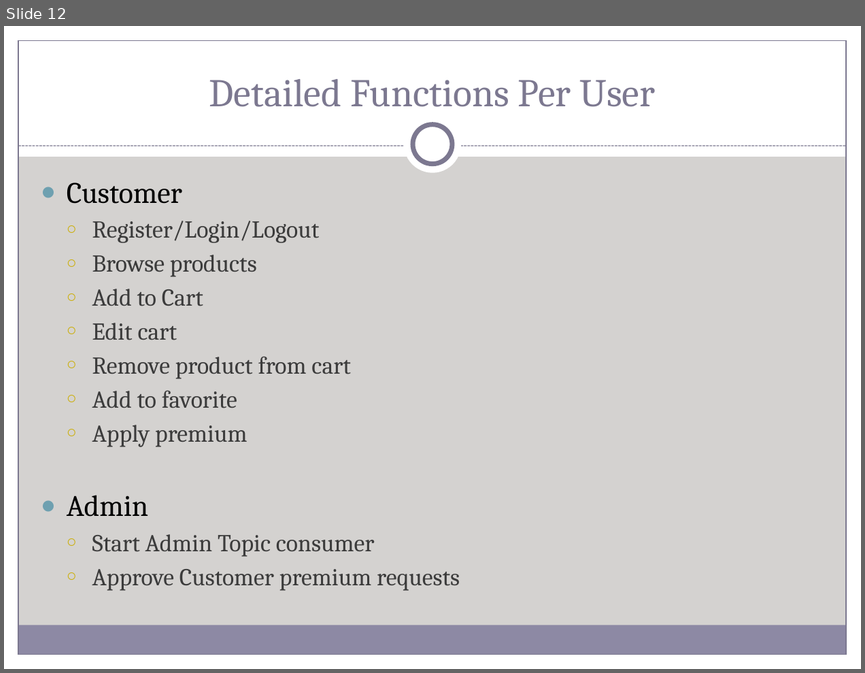
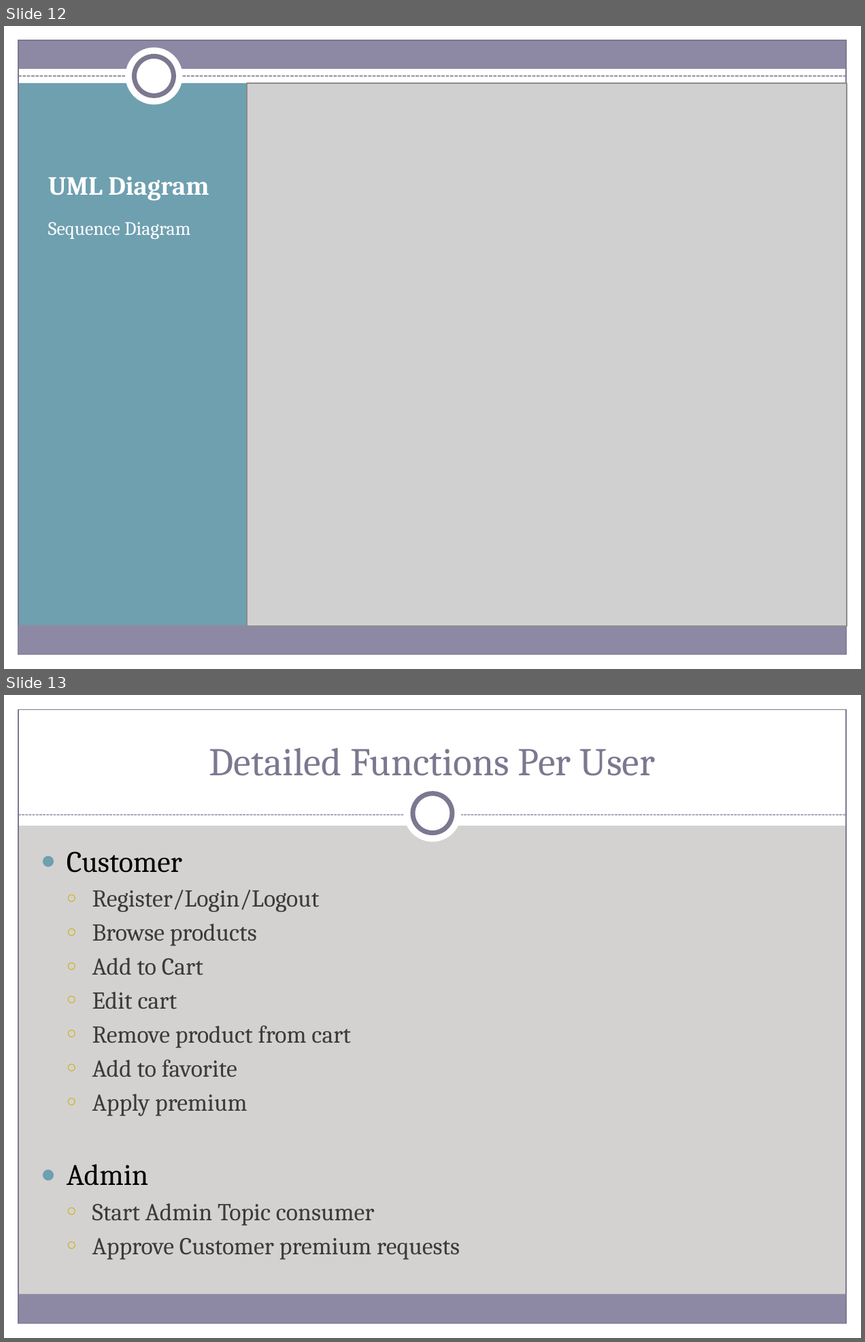
Before and after one commit to MNLBC/Group2Projects, a slide deck: 7. Group Project/W6D5_Project/Powerpoint/Watch Me Whip.pptx. Shown one above the other, each under a label of ours: slide 12 before the commit, slides 12 and 13 after it. The pictures are 865x673 and 865x1342 pixels, drawn with LibreOffice and Linux fonts; fonts in the diff are those of the drawing; grey boxes stand for pictures. Boxes give left, top, right and bottom in pixels: in the first picture for what was removed or moved away, otherwise in the second. Text is boxed around its words. In the diff, an @@ line names an element or a change of style, - is before the commit and + after.

Commit message:
Update UML in ppt

```diff
--- a/7. Group Project/W6D5_Project/Powerpoint/Watch Me Whip.pptx
+++ b/7. Group Project/W6D5_Project/Powerpoint/Watch Me Whip.pptx
@@ slide 12 added at box(4, 26, 861, 669), background #FFFFFF; not listed: 5 template elements that a slide beside it also shows @@
@@ rectangle added at box(4, 26, 861, 37), fill #FFFFFF @@
@@ rectangle added at box(18, 40, 847, 69), fill #8D89A4 @@
@@ ellipse added at box(126, 48, 183, 105), fill #FFFFFF @@
@@ ellipse added at box(135, 56, 173, 95), fill #FFFFFF, outline #7C7991 4 pt @@
@@ rectangle added at box(18, 83, 275, 633), fill #6EA0B0 @@
@@ line added from (18, 76) to (847, 76), #7C7991 0.9 pt dashed @@
@@ picture added at box(247, 83, 847, 626) @@
@@ title added at box(48, 176, 209, 201), 22 pt, text #FFFFFF, bold @@
+UML Diagram
@@ text added at box(48, 222, 191, 239), 16 pt, text #FFFFFF @@
+Sequence Diagram
@@ what was slide 12 is now slide 13 @@
```
